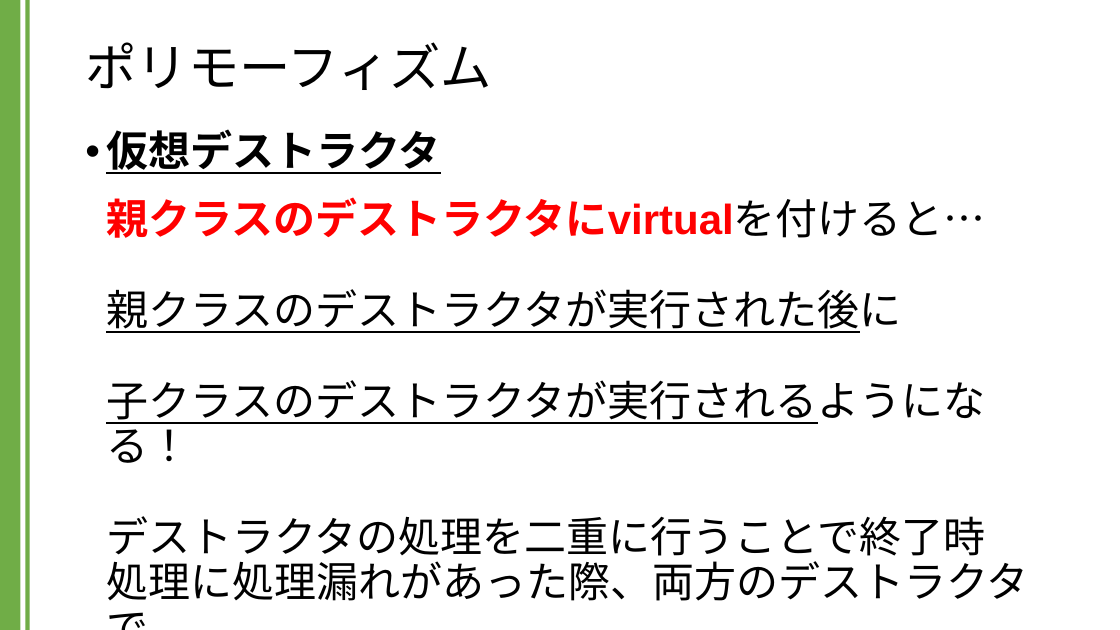
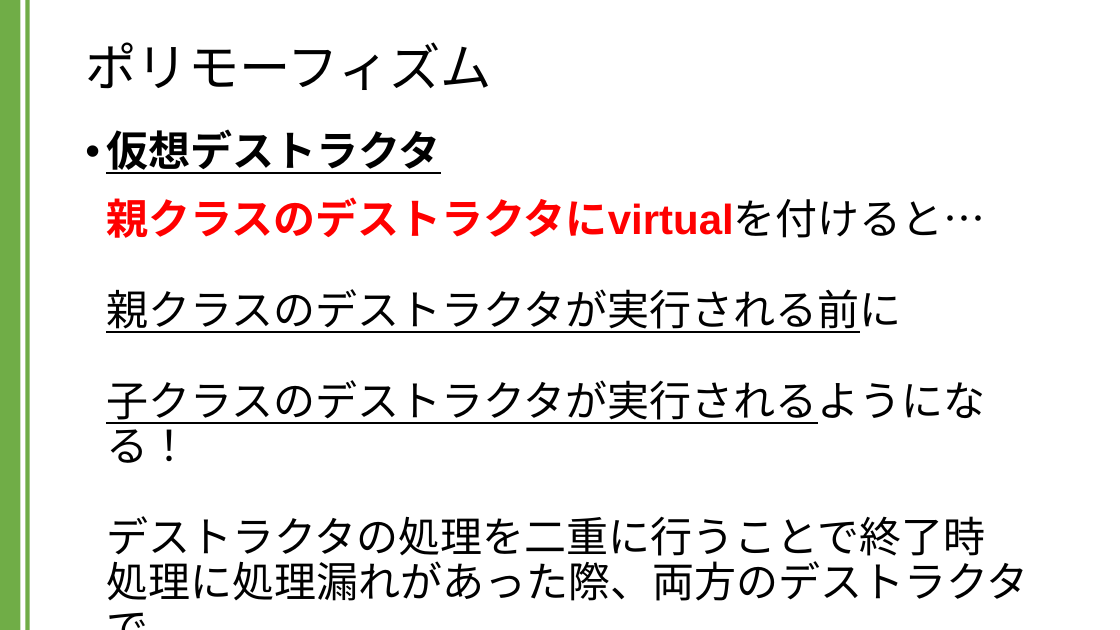
Before and after one commit to kic-murata/cpp2024, a slide deck: slide 41 of 授業資料/講義資料：継承とポリモーフィズム.pptx. Drawn at 1120x630 pixels with LibreOffice and Linux fonts; fonts in the diff are those of the drawing. Boxes give left, top, right and bottom in pixels: in the first picture for what was removed or moved away, otherwise in the second. Text is boxed around its words. In the diff, an @@ line names an element or a change of style, - is before the commit and + after.

```diff
--- a/授業資料/講義資料：継承とポリモーフィズム.pptx
+++ b/授業資料/講義資料：継承とポリモーフィズム.pptx
@@ text at (106,129,1028,601): text changed @@
-• 仮想デストラクタ
-  親クラスのデストラクタにvirtualを付けると…
-  親クラスのデストラクタが実行された後に
-  子クラスのデストラクタが実行されるようになる！
-  デストラクタの処理を二重に行うことで終了時
-  処理に処理漏れがあった際、両方のデストラクタで
-  カバーできる
+• 仮想デストラクタ
+  親クラスのデストラクタにvirtualを付けると…
+  親クラスのデストラクタが実行される前に
+  子クラスのデストラクタが実行されるようになる！
+  デストラクタの処理を二重に行うことで終了時
+  処理に処理漏れがあった際、両方のデストラクタで
+  カバーできる
```
Also in this commit, not shown: 1 other file.
